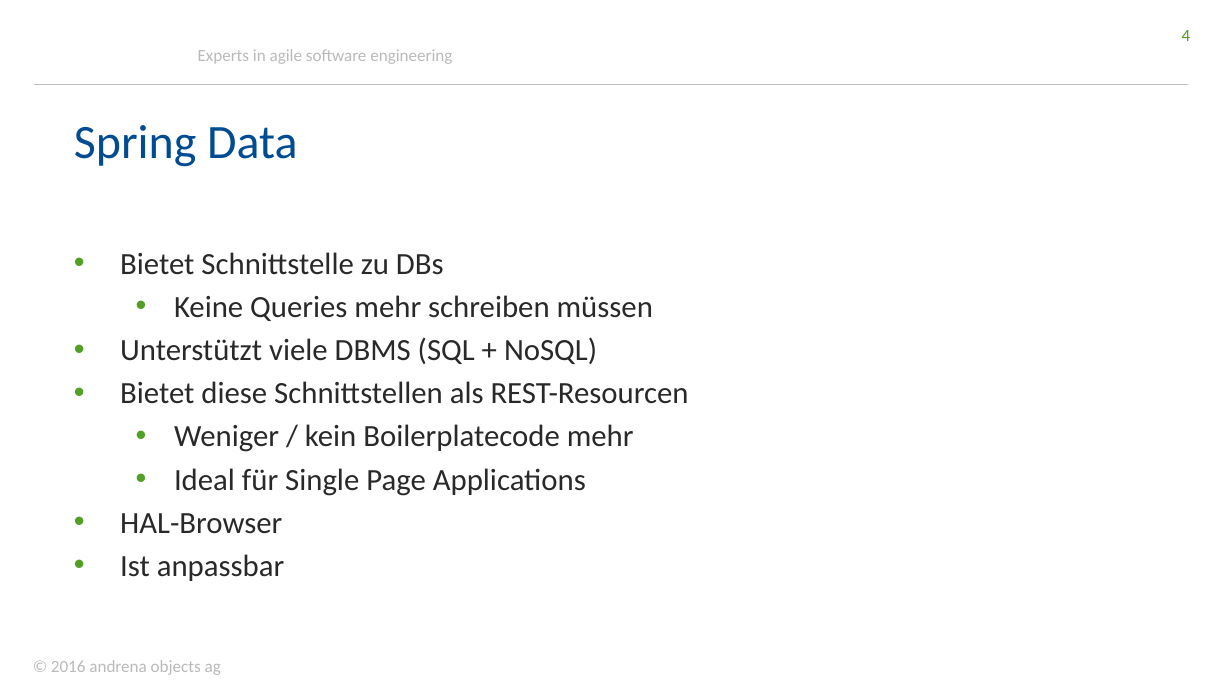
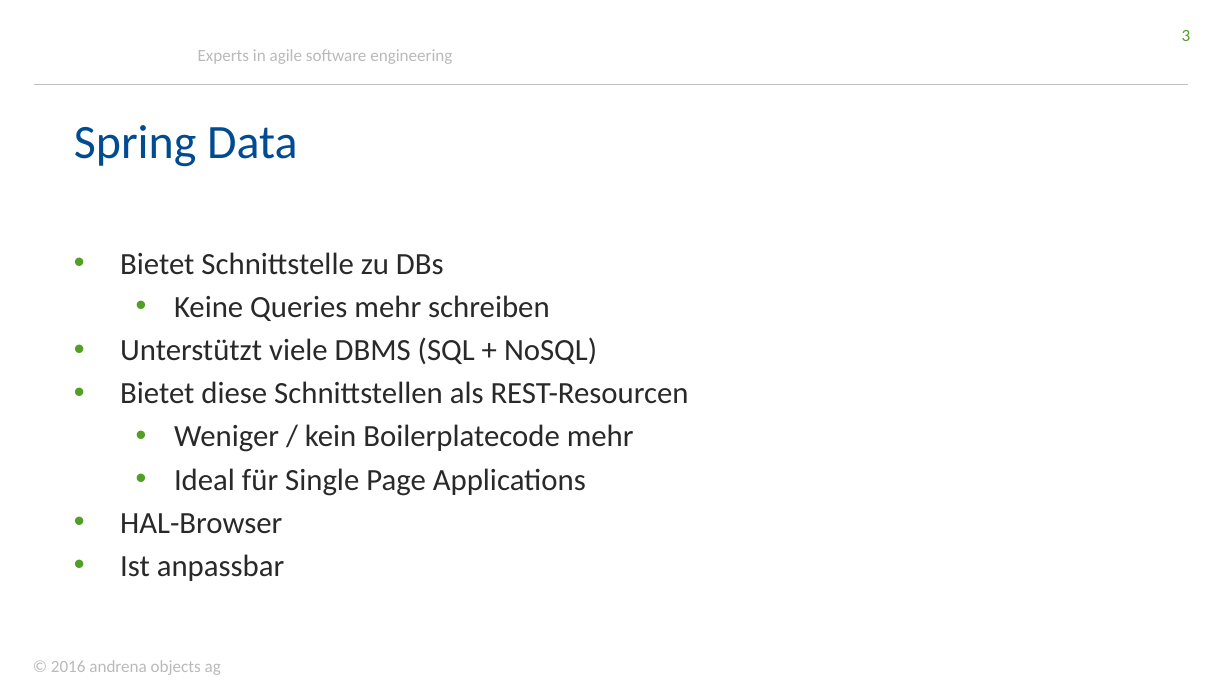
Before and after one commit to stklqt/oop-springboot-springdata-server, a slide deck: slide 3 of slidesXPDays.pptx (slide 4 before the commit). Drawn at 1232x693 pixels with LibreOffice and Linux fonts; fonts in the diff are those of the drawing; background and template pictures are left out. Boxes give left, top, right and bottom in pixels: in the first picture for what was removed or moved away, otherwise in the second. Text is boxed around its words. In the diff, an @@ line names an element or a change of style, - is before the commit and + after.

```diff
--- a/slidesXPDays.pptx
+++ b/slidesXPDays.pptx
@@ page number at (1182, 30, 1191, 41): text changed @@
-4
+3
@@ text at (174, 295, 550, 321): text changed @@
-  • Keine Queries mehr schreiben müssen
+  • Keine Queries mehr schreiben
```
Also in this commit, not shown: 6 other slides changed, 3 slides added, 1 slide removed.
